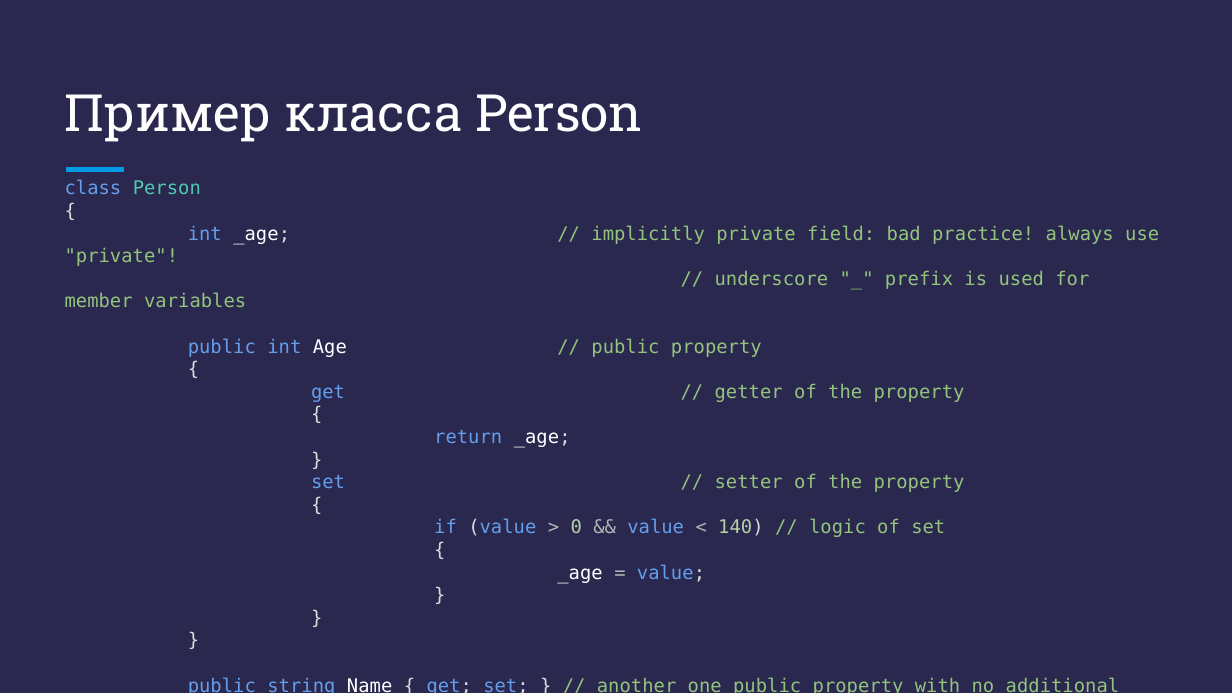
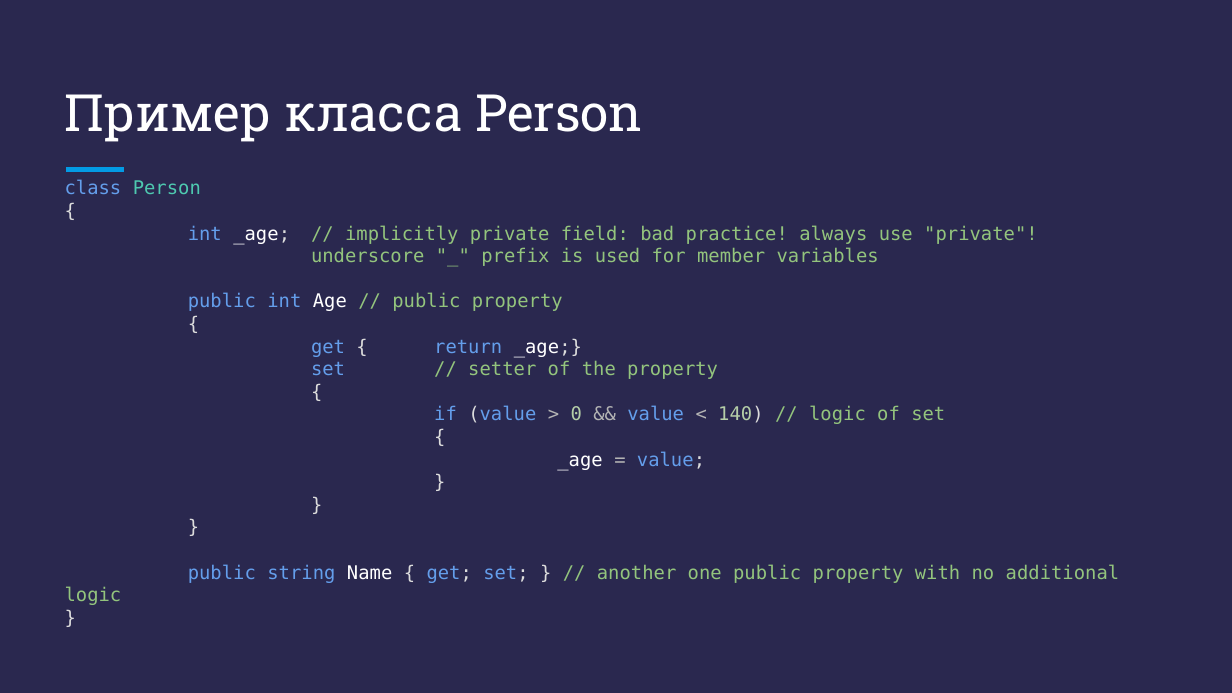
Before and after one commit to DenisKaVladimirovich/MyLessons, a slide deck: slide 12 of 10/Презентация - C# + .NET - Урок 10.pptx (slide 10 before the commit). Drawn at 1232x693 pixels with LibreOffice and Linux fonts; fonts in the diff are those of the drawing. Boxes give left, top, right and bottom in pixels: in the first picture for what was removed or moved away, otherwise in the second. Text is boxed around its words. In the diff, an @@ line names an element or a change of style, - is before the commit and + after.

```diff
--- a/10/Презентация - C# + .NET - Урок 10.pptx
+++ b/10/Презентация - C# + .NET - Урок 10.pptx
@@ text at [65, 179, 1120, 605]: text changed @@
-class Person
-{
-int _age; // implicitly private field: bad practice! always use "private"!
-// underscore "_" prefix is used for member variables
-public int Age // public property
-{
-get // getter of the property
-{
-return _age;
-}
-set // setter of the property
-{
-if (value > 0 && value < 140) // logic of set
-{
-_age = value;
-}
-}
-}
-public string Name { get; set; } // another one public property with no additional logic
-}
+class Person
+{
+int _age; // implicitly private field: bad practice! always use "private"!
+underscore "_" prefix is used for member variables
+public int Age // public property
+{
+get { return _age;}
+set // setter of the property
+{
+if (value > 0 && value < 140) // logic of set
+{
+_age = value;
+}
+}
+}
+public string Name { get; set; } // another one public property with no additional logic
+}
```
Also in this commit, not shown: 5 other slides changed, 6 slides added, 4 slides removed, 21 other files.
